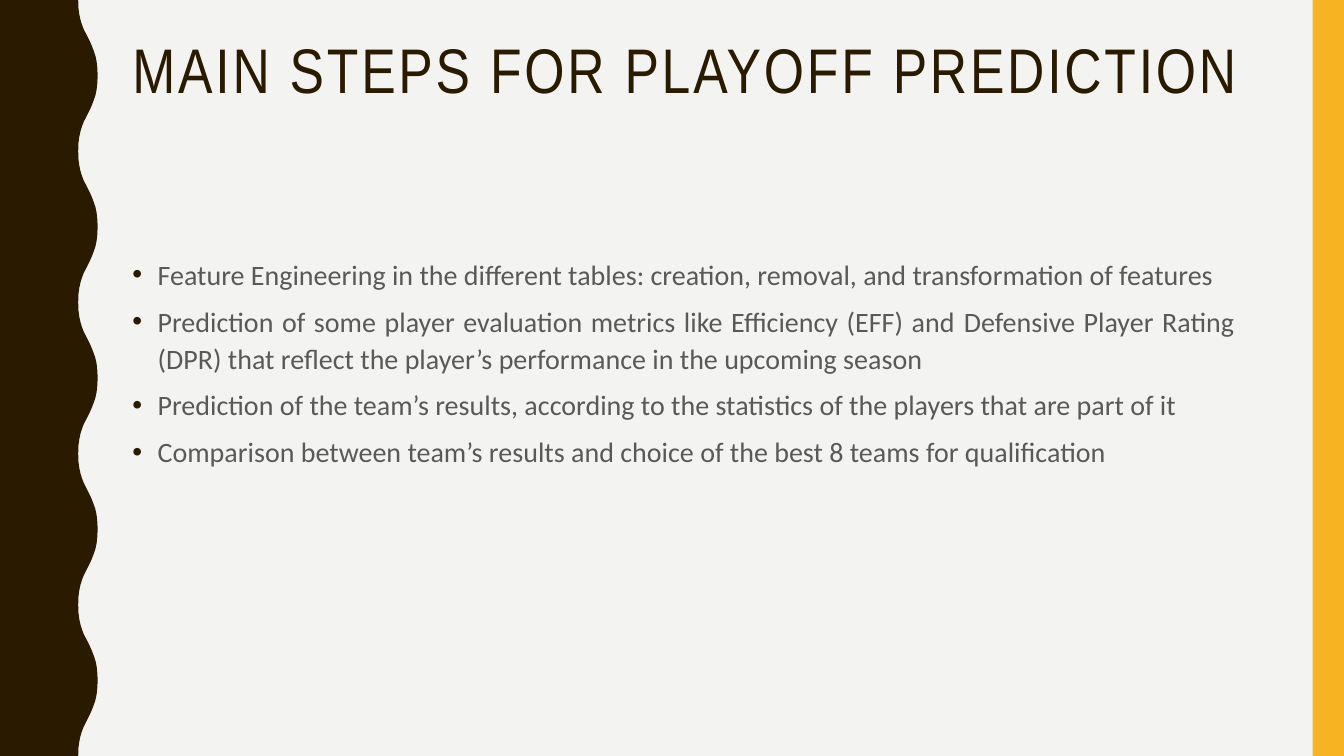
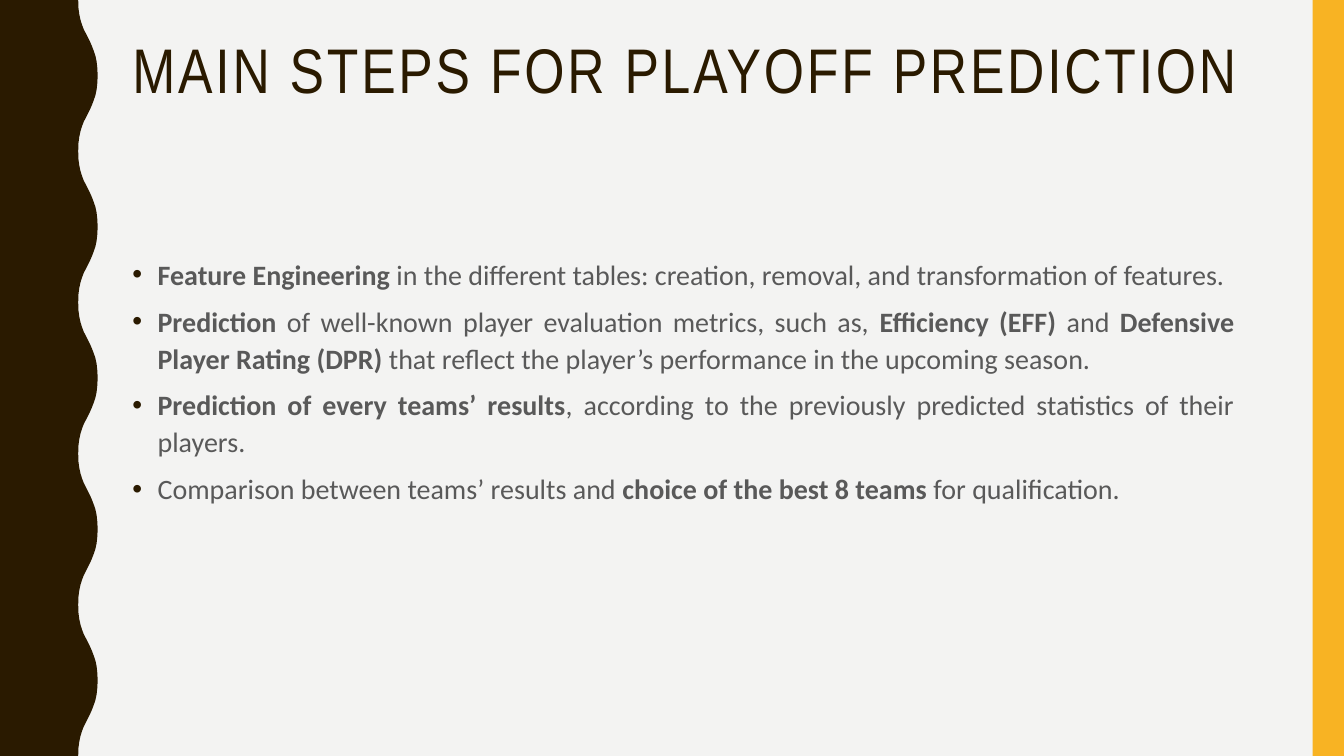
Before and after one commit to afs202005277/AC, a slide deck: slide 6 of ppt projeto.pptx. Drawn at 1344x756 pixels with LibreOffice and Linux fonts; fonts in the diff are those of the drawing. Boxes give left, top, right and bottom in pixels: in the first picture for what was removed or moved away, otherwise in the second. Text is boxed around its words. In the diff, an @@ line names an element or a change of style, - is before the commit and + after.

```diff
--- a/ppt projeto.pptx
+++ b/ppt projeto.pptx
@@ text at [158,265,1234,504]: text changed @@
-• Feature Engineering in the different tables: creation, removal, and transformation of features
-• Prediction of some player evaluation metrics like Efficiency (EFF) and Defensive Player Rating (DPR) that reflect the player’s performance in the upcoming season
-• Prediction of the team’s results, according to the statistics of the players that are part of it
-• Comparison between team’s results and choice of the best 8 teams for qualification
+• Feature Engineering in the different tables: creation, removal, and transformation of features.
+• Prediction of well-known player evaluation metrics, such as, Efficiency (EFF) and Defensive Player Rating (DPR) that reflect the player’s performance in the upcoming season.
+• Prediction of every teams’ results, according to the previously predicted statistics of their players.
+• Comparison between teams’ results and choice of the best 8 teams for qualification.
```
Also in this commit, not shown: 17 other slides changed, 1 slide added, 1 slide removed.
